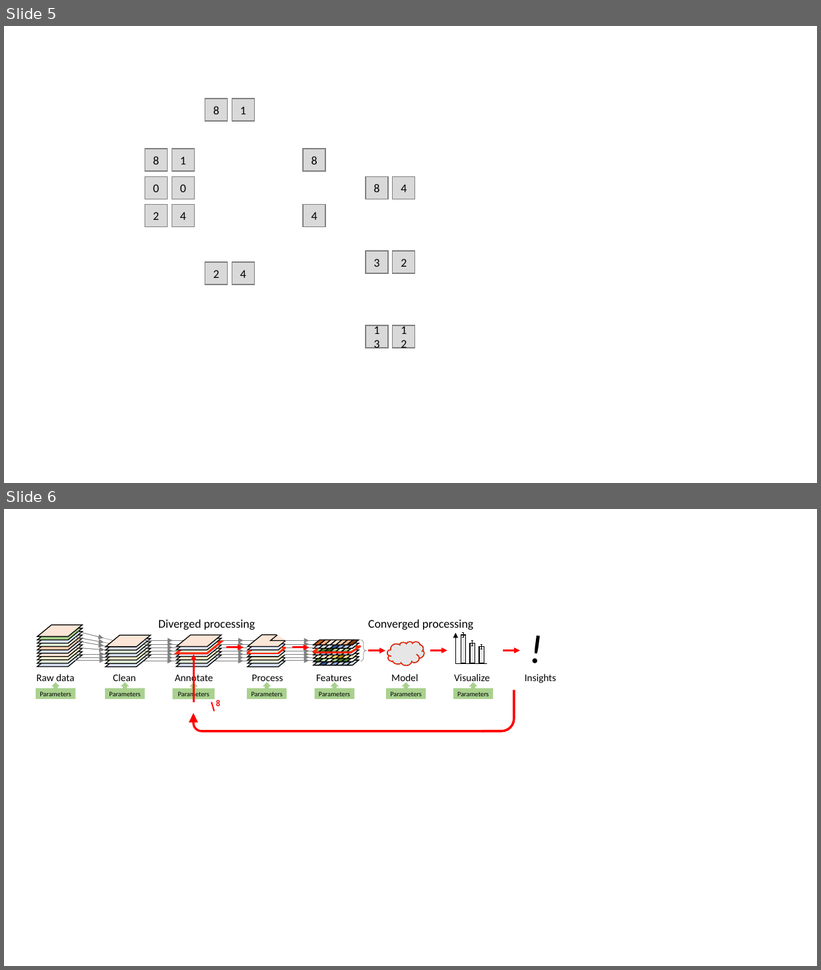
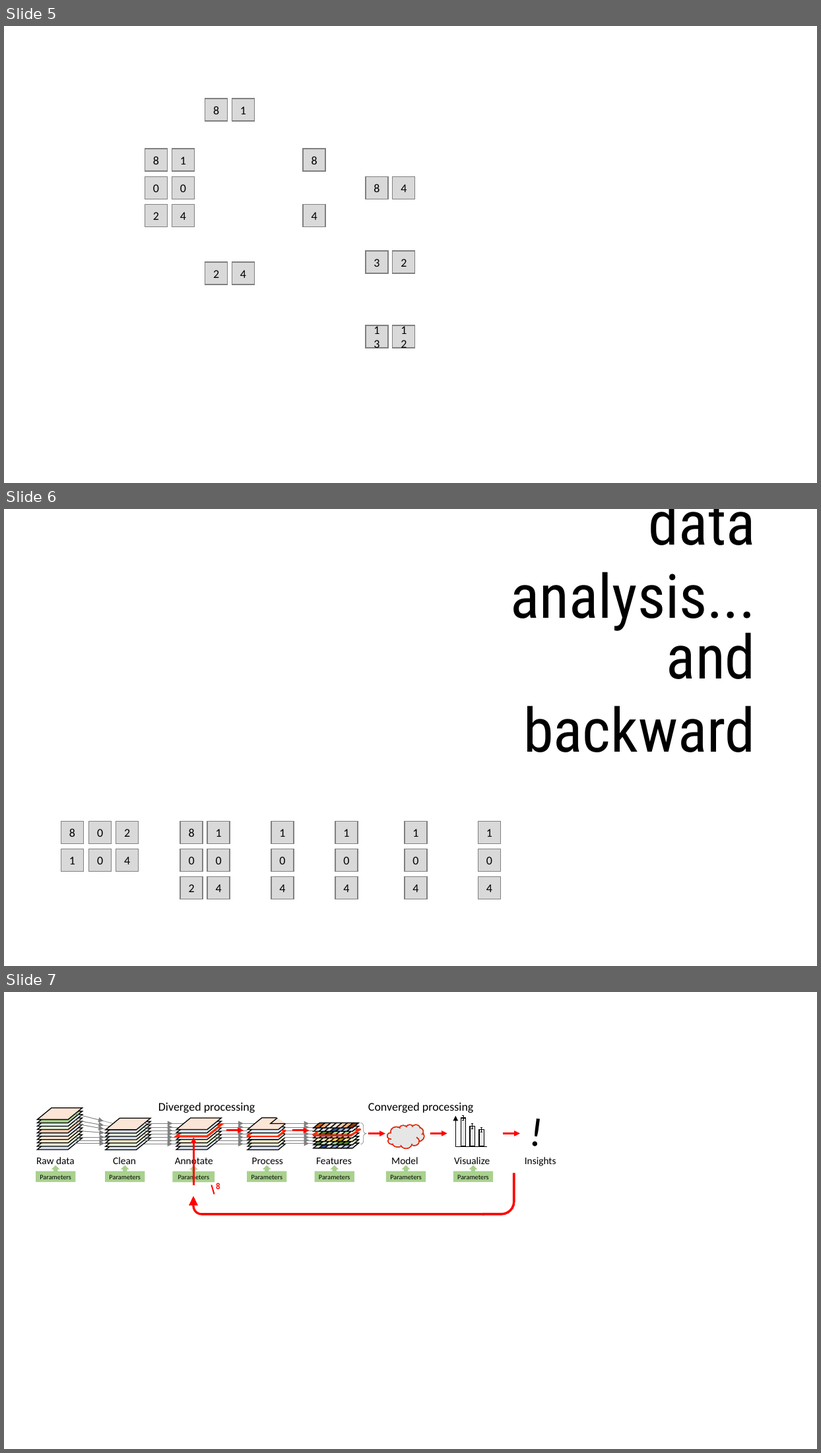
Before and after one commit to Technion-Kishony-lab/quibbler, a slide deck: docs/inverse.pptx. Shown one above the other, each under a label of ours: slides 5 and 6 before the commit, slides 5, 6 and 7 after it. The pictures are 821x970 and 821x1453 pixels, drawn with LibreOffice and Linux fonts; fonts in the diff are those of the drawing. Boxes give left, top, right and bottom in pixels: in the first picture for what was removed or moved away, otherwise in the second. Text is boxed around its words. In the diff, an @@ line names an element or a change of style, - is before the commit and + after.

```diff
--- a/docs/inverse.pptx
+++ b/docs/inverse.pptx
@@ slide 6 added at (x1=4, y1=509, x2=817, y2=966), background #FFFFFF @@
@@ text added at (x1=510, y1=509, x2=756, y2=631), 72 pt, text #000000 @@
+data analysis...
@@ text added at (x1=523, y1=632, x2=756, y2=753), 72 pt, text #000000 @@
+and backward
@@ rectangle added at (x1=61, y1=821, x2=84, y2=844), fill #D9D9D9, outline #808080 1 pt, 14 pt, text #000000 @@
+8
@@ rectangle added at (x1=88, y1=821, x2=112, y2=844), fill #D9D9D9, outline #808080 1 pt, 14 pt, text #000000 @@
+0
@@ rectangle added at (x1=116, y1=821, x2=139, y2=844), fill #D9D9D9, outline #808080 1 pt, 14 pt, text #000000 @@
+2
@@ rectangle added at (x1=180, y1=821, x2=203, y2=844), fill #D9D9D9, outline #808080 1 pt, 14 pt, text #000000 @@
+8
@@ rectangle added at (x1=207, y1=821, x2=230, y2=844), fill #D9D9D9, outline #808080 1 pt, 14 pt, text #000000 @@
+1
@@ rectangle added at (x1=271, y1=821, x2=294, y2=844), fill #D9D9D9, outline #808080 1 pt, 14 pt, text #000000 @@
+1
@@ rectangle added at (x1=335, y1=821, x2=358, y2=844), fill #D9D9D9, outline #808080 1 pt, 14 pt, text #000000 @@
+1
@@ rectangle added at (x1=405, y1=821, x2=427, y2=844), fill #D9D9D9, outline #808080 1 pt, 14 pt, text #000000 @@
+1
@@ rectangle added at (x1=479, y1=821, x2=501, y2=844), fill #D9D9D9, outline #808080 1 pt, 14 pt, text #000000 @@
+1
@@ rectangle added at (x1=61, y1=850, x2=84, y2=872), fill #D9D9D9, outline #808080 1 pt, 14 pt, text #000000 @@
+1
@@ rectangle added at (x1=88, y1=850, x2=112, y2=872), fill #D9D9D9, outline #808080 1 pt, 14 pt, text #000000 @@
+0
@@ rectangle added at (x1=116, y1=850, x2=139, y2=872), fill #D9D9D9, outline #808080 1 pt, 14 pt, text #000000 @@
+4
@@ rectangle added at (x1=180, y1=850, x2=203, y2=872), fill #D9D9D9, outline #808080 1 pt, 14 pt, text #000000 @@
+0
@@ rectangle added at (x1=207, y1=850, x2=230, y2=872), fill #D9D9D9, outline #808080 1 pt, 14 pt, text #000000 @@
+0
@@ rectangle added at (x1=271, y1=850, x2=294, y2=872), fill #D9D9D9, outline #808080 1 pt, 14 pt, text #000000 @@
+0
@@ rectangle added at (x1=335, y1=850, x2=358, y2=872), fill #D9D9D9, outline #808080 1 pt, 14 pt, text #000000 @@
+0
@@ rectangle added at (x1=405, y1=850, x2=427, y2=872), fill #D9D9D9, outline #808080 1 pt, 14 pt, text #000000 @@
+0
@@ rectangle added at (x1=479, y1=850, x2=501, y2=872), fill #D9D9D9, outline #808080 1 pt, 14 pt, text #000000 @@
+0
@@ rectangle added at (x1=180, y1=877, x2=203, y2=900), fill #D9D9D9, outline #808080 1 pt, 14 pt, text #000000 @@
+2
@@ rectangle added at (x1=207, y1=877, x2=230, y2=900), fill #D9D9D9, outline #808080 1 pt, 14 pt, text #000000 @@
+4
@@ rectangle added at (x1=271, y1=877, x2=294, y2=900), fill #D9D9D9, outline #808080 1 pt, 14 pt, text #000000 @@
+4
@@ rectangle added at (x1=335, y1=877, x2=358, y2=900), fill #D9D9D9, outline #808080 1 pt, 14 pt, text #000000 @@
+4
@@ rectangle added at (x1=405, y1=877, x2=427, y2=900), fill #D9D9D9, outline #808080 1 pt, 14 pt, text #000000 @@
+4
@@ rectangle added at (x1=479, y1=877, x2=501, y2=900), fill #D9D9D9, outline #808080 1 pt, 14 pt, text #000000 @@
+4
@@ what was slide 6 is now slide 7 @@
```
Also in this commit, not shown: 2 other files.
